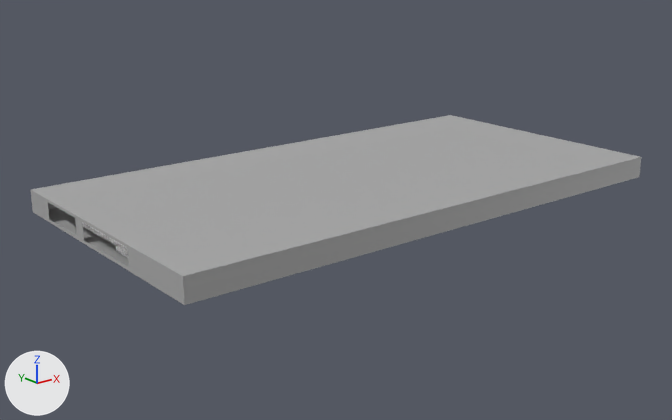
One commit to the FBX model Assets/Models/BETA/BETA_noUVs.fbx: the scene before it, then after it.
Rendered twice from a 50 mm camera at (-714.0, -1089.0, 413.0) aimed at (181.0, 30.0, -35.0). The lights are fixed; the arrows at lower left show +X, +Y and +Z. The first picture is the older version. Where no turn or scale is listed for an object, it has been applied to the vertices. Vertices at exactly the same position are counted once.
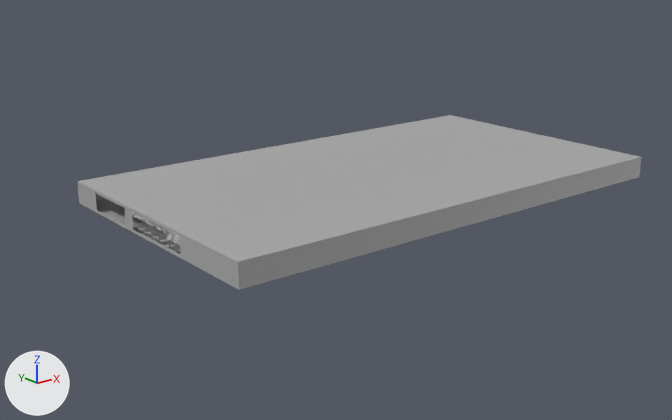
Where the change shows, as pixel boxes (x1, y1, x2, y2) in the pictures (672 x 420 px; the box of a moved part takes in the faces that stretch with it):
'floor', reshaped (8% narrower, 8% shorter): before (31, 115, 641, 305); after (77, 115, 641, 290)
'pPlane15', moved: before (104, 234, 115, 245); after (157, 225, 168, 234)
'pPlane16', moved: before (116, 241, 127, 252); after (169, 231, 180, 240)
'pPlane13', moved: before (83, 222, 93, 232); after (132, 212, 145, 222)
part 1 of me_mesh_005, moved or reshaped: before (31, 161, 368, 305); after (77, 161, 368, 290)

What the commit changed:
me_mesh_005 is used by ob_floor; location (214.0, 21.0, 7.0).
me_mesh_005 had 60 vertices, 55 faces and spanned x -445.0..445.0, y -228.0..228.0, z -18.0..18.0.
me_mesh_005 now has 60 vertices, 55 faces and spans x -371.0..445.0, y -228.0..228.0, z -18.0..18.0.
me_mesh_005 part 1: all 18 vertices in x -445.0..-405.0, y -228.0..228.0, z -18.0..18.0 are moved by (74.0, 0.0, 0.0).
Object 'pPlane15' (ob_pplane15) moves from (0.000133, 350.1, 1571.0) to (7424.0, 350.1, 1571.0).
Object 'pPlane16' (ob_pplane16) moves from (0.000133, 350.1, 4976.0) to (7424.0, 350.1, 4976.0).
Object 'pPlane13' (ob_pplane13) moves from (0.000133, 350.1, -4976.0) to (7424.0, 350.1, -4976.0).
